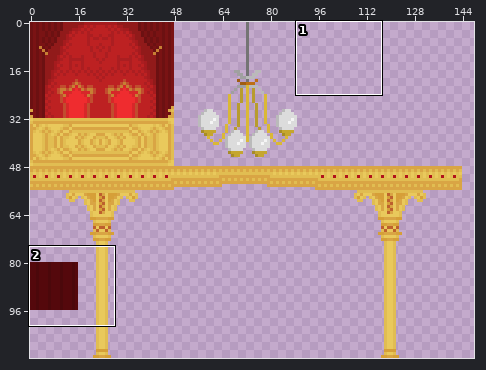
Edited in one commit: pixel-art file (Archivos Aseprite/Zonas/Teatro Argenteo/TeatroArgenteo_Background.aseprite). Above: a wide view before the commit, with the close-up outlined.
Close-up. Earlier state:
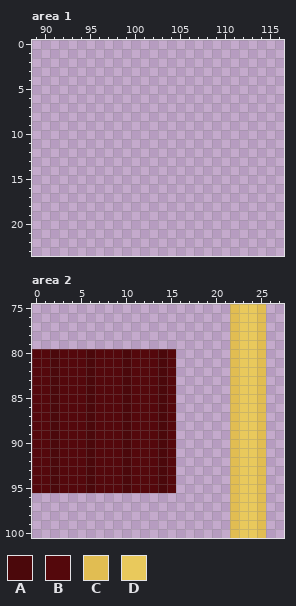
176x112 pixels, 1 frame. Colours within 5 levels of each other are drawn and written as one. Shown: area 1: x 89..116, y 0..23; area 2: x 0..27, y 75..100. The wide view leaves out empty margins.
Palette (. is transparent): A #4b080b  B #54080c  C #e1bd52  D #e9c95c
After:
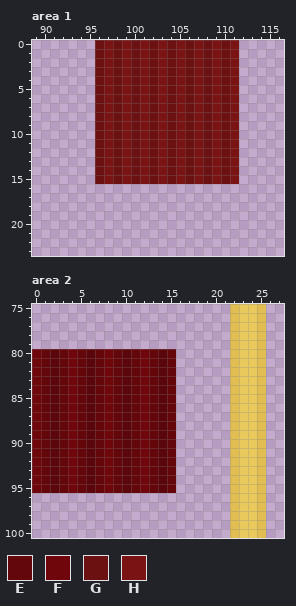
Colours new in this view: E #64070b  F #6e060b  G #6c1112  H #7a1314
From old to new:
@@ palette @@
-A #4b080b
+A #5b060a
--- area 1, layer "Nuevo Palco"
@@ x 89..116 @@
- 0 ............................
- 1 ............................
- 2 ............................
- 3 ............................
- 4 ............................
- 5 ............................
- 6 ............................
- 7 ............................
- 8 ............................
- 9 ............................
-10 ............................
-11 ............................
-12 ............................
-13 ............................
-14 ............................
-15 ............................
+ 0 .......GHGHGHGHGHGHGHGH.....
+ 1 .......GHGHGHGHGHGHGHGH.....
+ 2 .......GHGHGHGHGHGHGHGH.....
+ 3 .......GHGHGHGHGHGHGHGH.....
+ 4 .......GHGHGHGHGHGHGHGH.....
+ 5 .......GHGHGHGHGHGHGHGH.....
+ 6 .......GHGHGHGHGHGHGHGH.....
+ 7 .......GHGHGHGHGHGHGHGH.....
+ 8 .......GHGHGHGHGHGHGHGH.....
+ 9 .......GHGHGHGHGHGHGHGH.....
+10 .......GHGHGHGHGHGHGHGH.....
+11 .......GHGHGHGHGHGHGHGH.....
+12 .......GHGHGHGHGHGHGHGH.....
+13 .......GHGHGHGHGHGHGHGH.....
+14 .......GHGHGHGHGHGHGHGH.....
+15 .......GHGHGHGHGHGHGHGH.....
 16 ............................
--- area 2, layer "Cortina tile"
@@ x 0..17 @@
  79 ..................
- 80 BBABBBABBBABBBAB..
- 81 BBABBBABBBABBBAB..
- 82 BBABBBABBBABBBAB..
- 83 BBABBBABBBABBBAB..
- 84 BBABBBABBBABBBAB..
- 85 BBABBBABBBABBBAB..
- 86 BBABBBABBBABBBAB..
- 87 BBABBBABBBABBBAB..
- 88 BBABBBABBBABBBAB..
- 89 BBABBBABBBABBBAB..
- 90 BBABBBABBBABBBAB..
- 91 BBABBBABBBABBBAB..
- 92 BBABBBABBBABBBAB..
- 93 BBABBBABBBABBBAB..
- 94 BBABBBABBBABBBAB..
- 95 BBABBBABBBABBBAB..
+ 80 FEAEFEAEFEAEFEAE..
+ 81 FEAEFEAEFEAEFEAE..
+ 82 FEAEFEAEFEAEFEAE..
+ 83 FEAEFEAEFEAEFEAE..
+ 84 FEAEFEAEFEAEFEAE..
+ 85 FEAEFEAEFEAEFEAE..
+ 86 FEAEFEAEFEAEFEAE..
+ 87 FEAEFEAEFEAEFEAE..
+ 88 FEAEFEAEFEAEFEAE..
+ 89 FEAEFEAEFEAEFEAE..
+ 90 FEAEFEAEFEAEFEAE..
+ 91 FEAEFEAEFEAEFEAE..
+ 92 FEAEFEAEFEAEFEAE..
+ 93 FEAEFEAEFEAEFEAE..
+ 94 FEAEFEAEFEAEFEAE..
+ 95 FEAEFEAEFEAEFEAE..
  96 ..................
Boxes around the changes in both close-ups, in picture pixels (x1, y1, x2, y2):
added: (95, 40, 239, 184)
changed: (32, 349, 176, 493)
